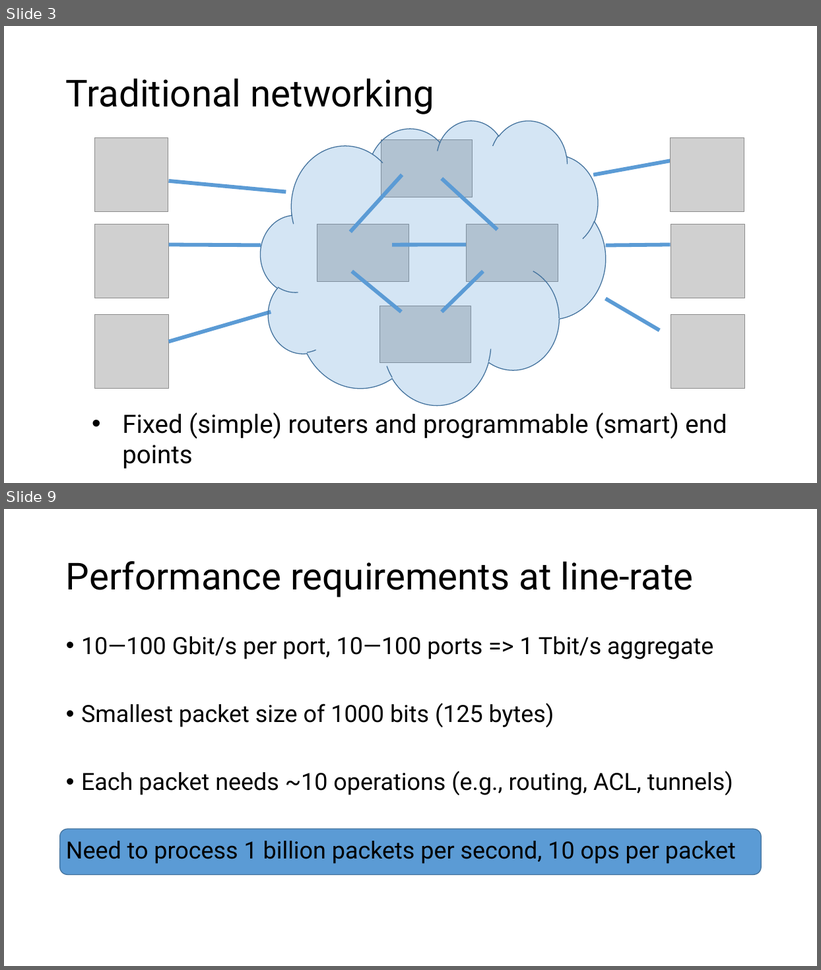
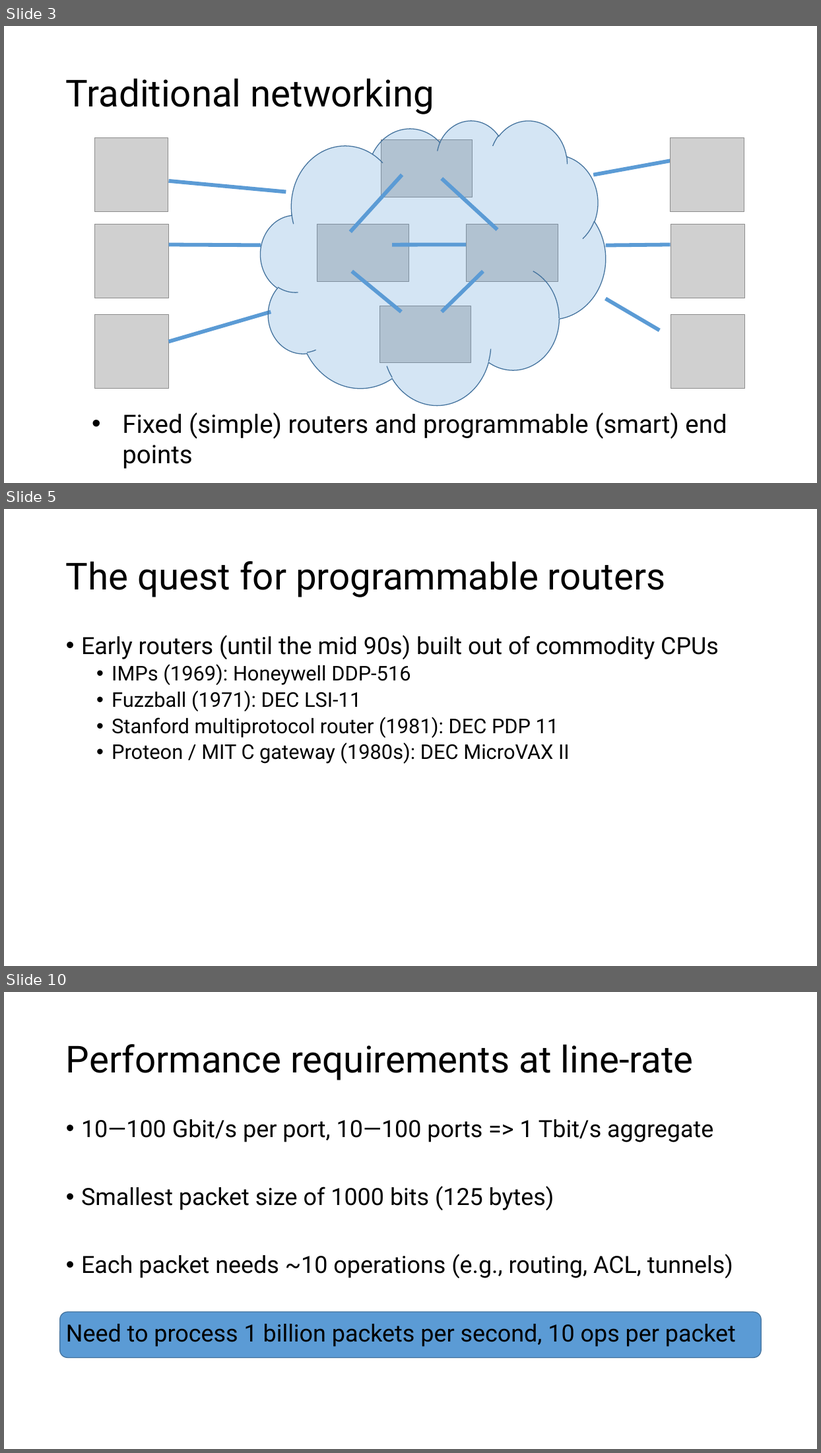
Before and after one commit to anirudhSK/pifo-domino-marple-ppts, a slide deck: domino_pifo.pptx. Shown one above the other, each under a label of ours: slides 3 and 9 before the commit, slides 3, 5 and 10 after it; the slides between them are not shown. The pictures are 821x970 and 821x1453 pixels, drawn with LibreOffice and Linux fonts; fonts in the diff are those of the drawing; grey boxes stand for pictures. Boxes give left, top, right and bottom in pixels: in the first picture for what was removed or moved away, otherwise in the second. Text is boxed around its words. In the diff, an @@ line names an element or a change of style, - is before the commit and + after.

```diff
--- a/domino_pifo.pptx
+++ b/domino_pifo.pptx
@@ slide 5 added at (4,509,817,966), background #FFFFFF @@
@@ title added at (66,561,666,597), 44 pt, text #000000 @@
+The quest for programmable routers
@@ text added at (81,635,719,764), 24 pt, text #000000 @@
+• Early routers (until the mid 90s) built out of commodity CPUs
+  • IMPs (1969): Honeywell DDP-516
+  • Fuzzball (1971): DEC LSI-11
+  • Stanford multiprotocol router (1981): DEC PDP 11
+  • Proteon / MIT C gateway (1980s): DEC MicroVAX II
@@ what was slide 9 is now slide 10 @@
```
Also in this commit, not shown: 10 slides changed, 1 other slide added.
